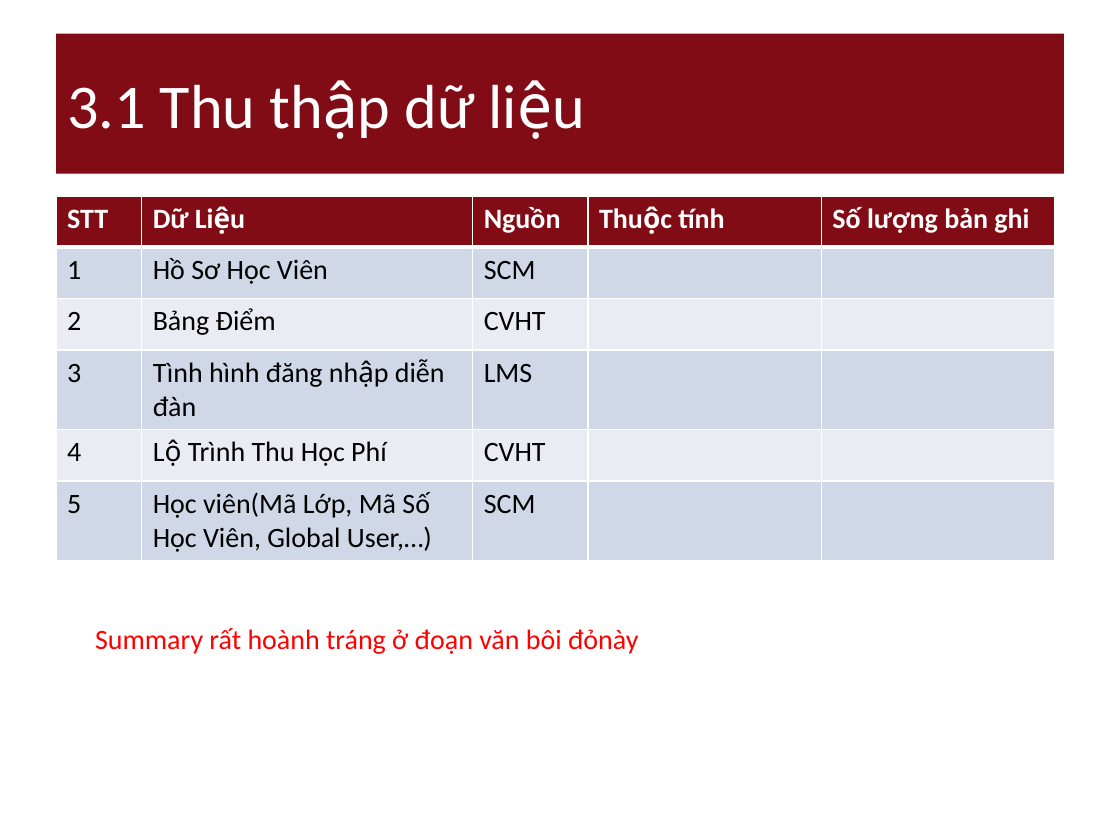
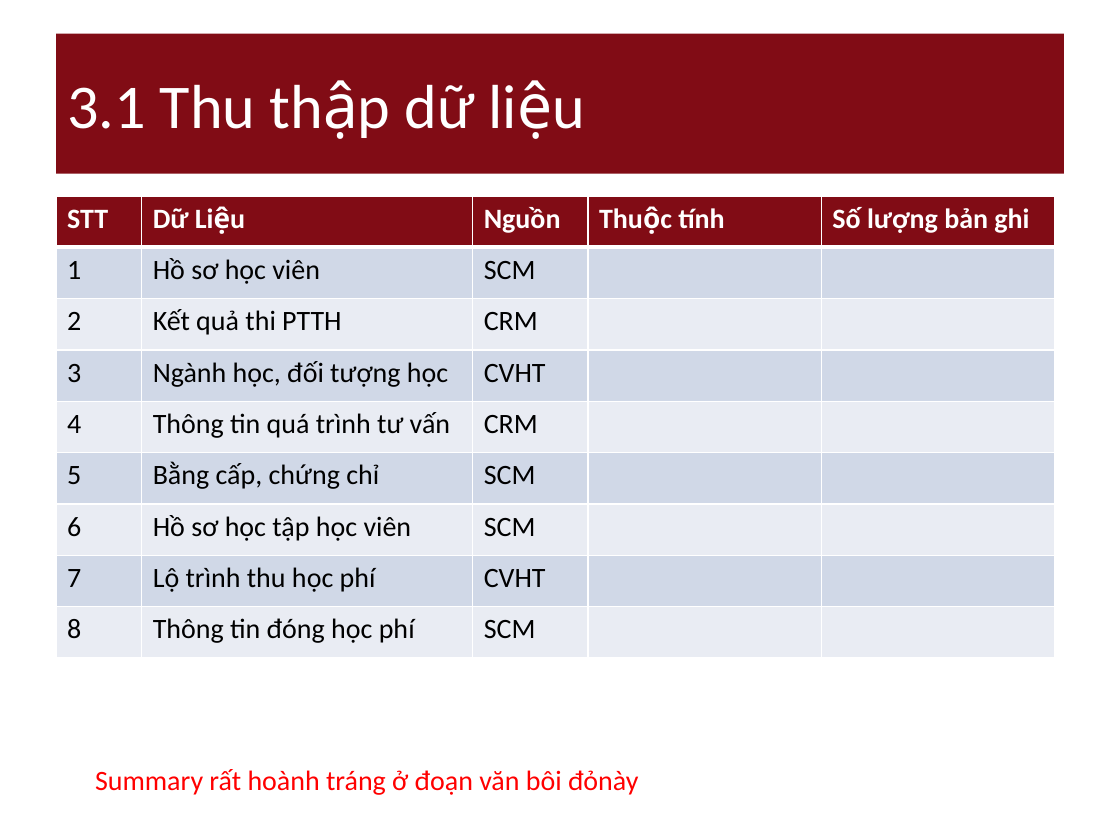
Before and after one commit to nguyendanhtu/drop-out, a slide deck: slide 12 of 01. Document/DropOut_Project_Report v_3.12.2011.pptx. Drawn at 1120x840 pixels with LibreOffice and Linux fonts; fonts in the diff are those of the drawing. Boxes give left, top, right and bottom in pixels: in the first picture for what was removed or moved away, otherwise in the second. Text is boxed around its words. In the diff, an @@ line names an element or a change of style, - is before the commit and + after.

```diff
--- a/01. Document/DropOut_Project_Report v_3.12.2011.pptx
+++ b/01. Document/DropOut_Project_Report v_3.12.2011.pptx
@@ table at <box>56,196,1054,657</box> @@
-row 2: 1 | Hồ Sơ Học Viên | SCM |  | 
-row 3: 2 | Bảng Điểm | CVHT |  | 
-row 4: 3 | Tình hình đăng nhập diễn đàn | LMS |  | 
-row 5: 4 | Lộ Trình Thu Học Phí | CVHT |  | 
-row 6: 5 | Học viên(Mã Lớp, Mã Số Học Viên, Global User,…) | SCM |  | 
+row 2: 1 | Hồ sơ học viên | SCM |  | 
+row 3: 2 | Kết quả thi PTTH | CRM |  | 
+row 4: 3 | Ngành học, đối tượng học | CVHT |  | 
+row 5: 4 | Thông tin quá trình tư vấn | CRM |  | 
+row 6: 5 | Bằng cấp, chứng chỉ | SCM |  | 
+row 7: 6 | Hồ sơ học tập học viên | SCM |  | 
+row 8: 7 | Lộ trình thu học phí | CVHT |  | 
+row 9: 8 | Thông tin đóng học phí | SCM |  | 
@@ text "Summary rất hoành tráng ở ...": place and size @@
-text "Summary rất hoành tráng ở ..." at <box>95,628,638,654</box>
+text "Summary rất hoành tráng ở ..." at <box>95,769,638,795</box>
```
Also in this commit, not shown: 10 other slides changed.
